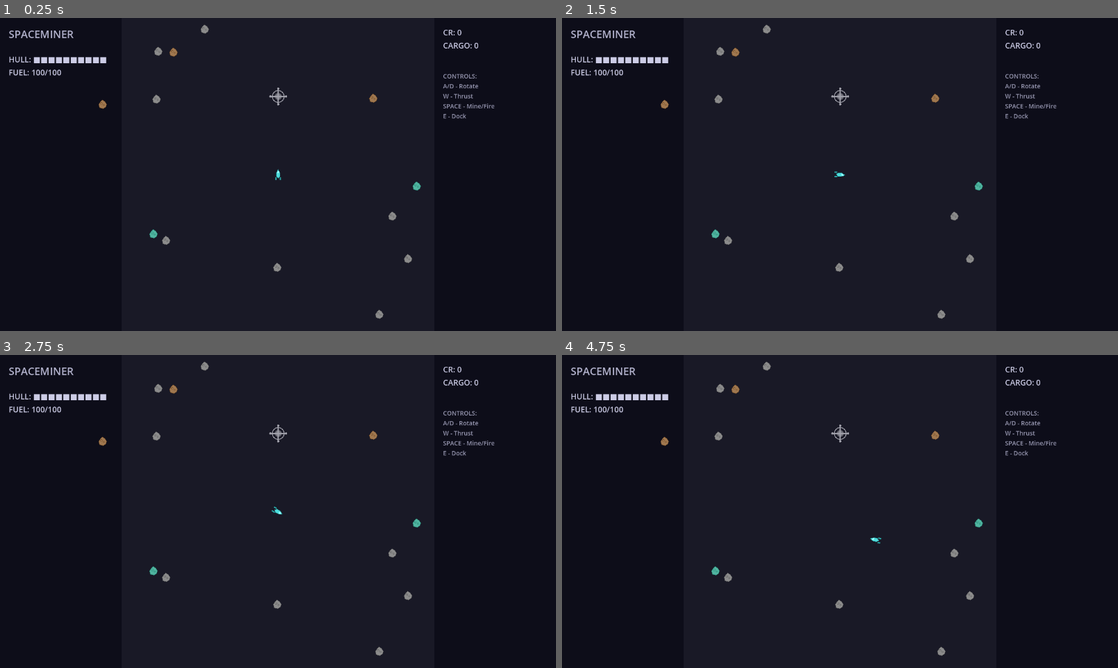
Above: before the commit, frames 1-4 (two rows, left to right).
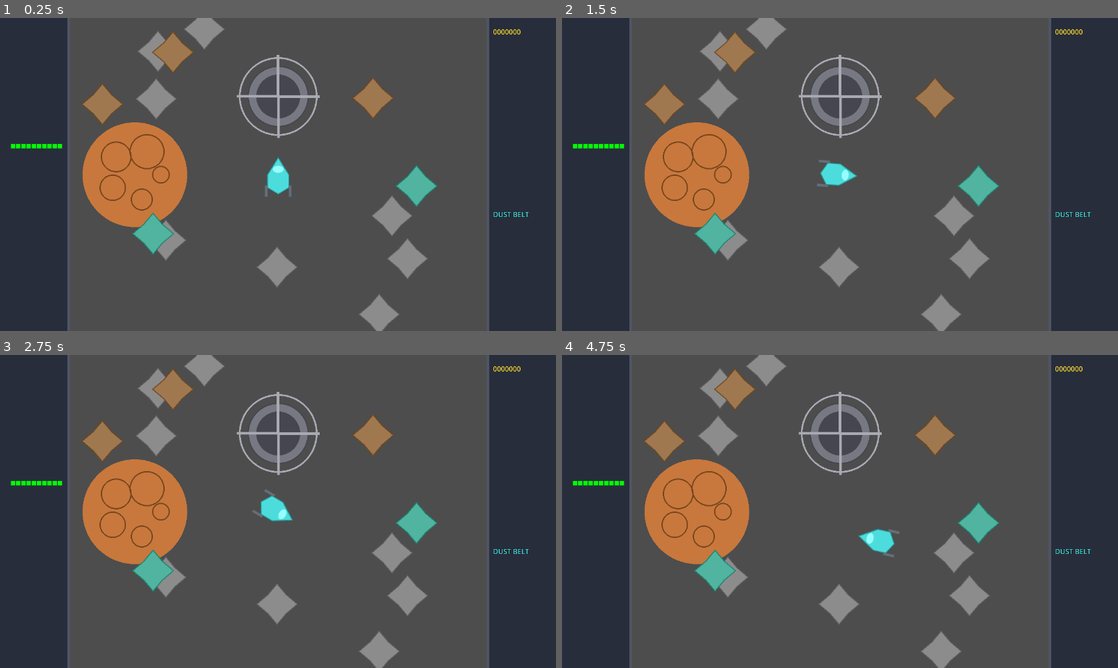
Above: after the commit, the same moments.

Repository: dannyowelch/spaceminer
Game: Godot game, scene res://main.tscn
Two runs of this game, one before a commit and one after it. Both use one fixed random seed, a clock stepped at 60 frames per second and the inputs below.
Inputs:
- Up to frame 1 (0.25 s): no input
- Up to frame 2 (1.5 s): tap Enter at 0.5 s; hold D (rotate_right) 0.53-1.28 s; tap E (dock) at 0.6 s; hold A (rotate_left) from 1.28 s (still down); tap Space (fire) at 1.35 s
- Up to frame 3 (2.75 s): release A (rotate_left) at 2.03 s; hold D (rotate_right) from 2.03 s (still down); tap E (dock) at 2.1 s
- Up to frame 4 (4.75 s): release D (rotate_right) at 2.78 s; hold W (thrust) 2.78-3.53 s; tap Space (fire) at 2.85, 4.35 s; hold A (rotate_left) from 3.53 s (still down); tap E (dock) at 3.6 s

The runs differ from the first frame. In frame 1, 100% of the frame differs, in the area x 0-100%, y 0-100%; in frame 2, 100%; in frame 3, 100%; in frame 4, 100%.

Commit message:
Implement VGA HUD overlay with proper playfield clipping
Replaces debug Label HUD with authentic VGA-style overlay system:

New Assets (Sable's specifications):
- ui/hud_overlay.png (1280x720) - Frame with transparent 4:3 center
- ui/starfield.png (960x720) - Black background with pixel stars
- sprites/planet_256.png - Orange Dust Belt globe decoration
- Upgraded sprites: ship (128px), pirate (160px), starbase (256px)
- Upgraded asteroids (96px, all three rarities)

HUD System:
- Overlay renders on top (z_index 100+)
- Playfield clips to 4:3 center (SubViewportContainer)
- Live values drawn on overlay (hull pips, cargo icons, credits, sector)
- No debug Label panels - authentic VGA look

Technical Implementation:
- SubViewportContainer: 960x720 playfield viewport at x160-1120
- Camera2D centers on playfield (480,360 in viewport space)
- VGA_HUD CanvasLayer with live rendering on overlay
- Hull: 10 green pips drawn at left panel positions
- Cargo: 12 slots with ore icon TextureRects on right panel
- Planet decoration positioned at playfield edge (z -5)

Playfield Changes:
- All positions adjusted for 960x720 viewport (was 1280x720)
- Ship bounds: 50-910 x, 50-670 y (playfield space)
- Starfield background behind everything
- Overlay clips sprites/bullets to 4:3 area

Generation:
- tools/gen_hud_assets.py creates all VGA-style graphics
- Nearest-neighbor filtering maintained (pixel-perfect)
- All assets generated from code (no external files)

Verified:
- All tests pass with new HUD system
- Playfield properly clips to center
- Sprites render at correct sizes
- Audio system unchanged (music + SFX working)
- Mine-sell-outfit-Razor Reach loop intact

Co-authored-by: Danny Welch <dannyowelch@users.noreply.github.com>

Diff:
--- a/main.gd
+++ b/main.gd
@@ -20,9 +20,11 @@
 var pirate = null
 var starbase = null
 
-@onready var hud = $HUD
-@onready var playfield: Node2D = $Playfield
+@onready var hud = $VGA_HUD
+@onready var playfield: Node2D = $PlayfieldClip/SubViewport/Playfield
+@onready var camera: Camera2D = $PlayfieldClip/SubViewport/Camera2D
 @onready var audio: Node = $AudioManager
+var planet: Sprite2D
 
 var dustbelt_music: AudioStream
 var razor_music: AudioStream
@@ -45,7 +47,18 @@
 	elif mode == Mode.RAZOR_REACH:
 		_check_pirate_state()
 
-	hud.update_display(hull, max_hull, fuel, max_fuel, credits, cargo_grid.get_filled_slots())
+	var sector_name = ""
+	match mode:
+		Mode.DUST_BELT:
+			sector_name = "DUST BELT"
+		Mode.DOCK:
+			sector_name = "STARBASE"
+		Mode.RAZOR_REACH:
+			sector_name = "RAZOR REACH"
+
+	if hud:
+		hud.update_display(hull, max_hull, fuel, max_fuel, credits, sector_name)
+		hud.update_cargo(cargo_grid)
 
 func _start_dust_belt():
 	mode = Mode.DUST_BELT
@@ -54,20 +67,26 @@
 	if audio:
 		audio.play_music(dustbelt_music)
 
+	planet = Sprite2D.new()
+	planet.texture = load("res://sprites/planet_256.png")
+	planet.position = Vector2(150, 360)
+	planet.z_index = -5
+	playfield.add_child(planet)
+
 	player_ship = preload("res://ship.tscn").instantiate()
-	player_ship.position = Vector2(640, 360)
+	player_ship.position = Vector2(480, 360)
 	player_ship.main_ref = self
 	playfield.add_child(player_ship)
 
 	starbase = preload("res://starbase.tscn").instantiate()
-	starbase.position = Vector2(640, 180)
+	starbase.position = Vector2(480, 180)
 	playfield.add_child(starbase)
 
 	for i in range(15):
 		var asteroid = preload("res://asteroid.tscn").instantiate()
 		var angle = randf() * TAU
 		var distance = randf_range(200, 500)
-		asteroid.position = Vector2(640, 360) + Vector2(cos(angle), sin(angle)) * distance
+		asteroid.position = Vector2(480, 360) + Vector2(cos(angle), sin(angle)) * distance
 		asteroid.rarity = _random_rarity()
 		playfield.add_child(asteroid)
 		asteroids.append(asteroid)
@@ -93,12 +112,12 @@
 		audio.play_sfx("pirate_sting")
 
 	player_ship = preload("res://ship.tscn").instantiate()
-	player_ship.position = Vector2(640, 360)
+	player_ship.position = Vector2(480, 360)
 	player_ship.main_ref = self
 	playfield.add_child(player_ship)
 
 	pirate = preload("res://pirate.tscn").instantiate()
-	pirate.position = Vector2(640, 200)
+	pirate.position = Vector2(480, 200)
 	pirate.main_ref = self
 	playfield.add_child(pirate)
 
@@ -120,8 +139,8 @@
 		_victory_razor_reach()
 
 	if player_ship:
-		var distance = player_ship.position.distance_to(Vector2(640, 360))
-		if distance > 800:
+		var distance = player_ship.position.distance_to(Vector2(480, 360))
+		if distance > 600:
 			_escape_razor_reach()
 
 func _victory_razor_reach():
--- a/main.tscn
+++ b/main.tscn
@@ -1,25 +1,32 @@
-[gd_scene load_steps=4 format=3 uid="uid://bvq8ixmxl1r5x"]
+[gd_scene load_steps=5 format=3 uid="uid://bvq8ixmxl1r5x"]
 
 [ext_resource type="Script" path="res://main.gd" id="1_1q2w3"]
-[ext_resource type="PackedScene" uid="uid://c5y6z7a8b9c0d" path="res://hud.tscn" id="2_hud"]
-[ext_resource type="PackedScene" path="res://audio_manager.tscn" id="3_audio"]
+[ext_resource type="Texture2D" path="res://ui/starfield.png" id="2_starfield"]
+[ext_resource type="PackedScene" path="res://vga_hud.tscn" id="3_hud"]
+[ext_resource type="PackedScene" path="res://audio_manager.tscn" id="4_audio"]
 
 [node name="Main" type="Node2D"]
 script = ExtResource("1_1q2w3")
 
-[node name="Background" type="ColorRect" parent="."]
-offset_right = 1280.0
+[node name="Starfield" type="Sprite2D" parent="."]
+position = Vector2(640, 360)
+texture = ExtResource("2_starfield")
+
+[node name="PlayfieldClip" type="SubViewportContainer" parent="."]
+offset_left = 160.0
+offset_right = 1120.0
 offset_bottom = 720.0
-color = Color(0.05, 0.05, 0.1, 1)
+stretch = true
 
-[node name="PlayfieldBorder" type="ColorRect" parent="."]
-offset_left = 280.0
-offset_right = 1000.0
-offset_bottom = 720.0
-color = Color(0.1, 0.1, 0.15, 1)
+[node name="SubViewport" type="SubViewport" parent="PlayfieldClip"]
+size = Vector2i(960, 720)
+render_target_update_mode = 4
 
-[node name="Playfield" type="Node2D" parent="."]
+[node name="Camera2D" type="Camera2D" parent="PlayfieldClip/SubViewport"]
+position = Vector2(480, 360)
 
-[node name="HUD" parent="." instance=ExtResource("2_hud")]
+[node name="Playfield" type="Node2D" parent="PlayfieldClip/SubViewport"]
 
-[node name="AudioManager" parent="." instance=ExtResource("3_audio")]
+[node name="VGA_HUD" parent="." instance=ExtResource("3_hud")]
+
+[node name="AudioManager" parent="." instance=ExtResource("4_audio")]
--- a/ship.gd
+++ b/ship.gd
@@ -37,8 +37,8 @@
 
 	position += velocity * delta
 
-	position.x = clampf(position.x, 280, 1000)
-	position.y = clampf(position.y, 0, 720)
+	position.x = clampf(position.x, 50, 910)
+	position.y = clampf(position.y, 50, 670)
 
 	if Input.is_action_pressed("mine") and main_ref:
 		main_ref.try_mine()
--- /dev/null
+++ b/vga_hud.gd
@@ -0,0 +1,70 @@
+extends CanvasLayer
+
+var main_ref: Node = null
+var ore_icons: Dictionary = {}
+
+@onready var overlay: Sprite2D = $Overlay
+@onready var hull_pips: Node2D = $HullPips
+@onready var cargo_slots: Node2D = $CargoSlots
+@onready var credits_label: Label = $CreditsLabel
+@onready var sector_label: Label = $SectorLabel
+
+func _ready():
+	ore_icons = {
+		"common": load("res://sprites/ore_common.png"),
+		"uncommon": load("res://sprites/ore_uncommon.png"),
+		"rare": load("res://sprites/ore_rare.png")
+	}
+
+func update_display(hull: int, max_hull: int, _fuel: int, _max_fuel: int, credits: int, sector_name: String):
+	_update_hull_pips(hull, max_hull)
+	_update_credits(credits)
+	_update_sector(sector_name)
+
+func _update_hull_pips(current: int, maximum: int):
+	for child in hull_pips.get_children():
+		child.queue_free()
+
+	var start_x = 25
+	var start_y = 290
+	var pip_size = 10
+	var spacing = 12
+
+	for i in range(maximum):
+		var pip = ColorRect.new()
+		pip.custom_minimum_size = Vector2(pip_size, pip_size)
+		pip.position = Vector2(start_x + (i * spacing), start_y)
+		pip.color = Color(0, 1, 0, 1) if i < current else Color(0.2, 0.3, 0.2, 1)
+		hull_pips.add_child(pip)
+
+func _update_credits(amount: int):
+	credits_label.text = str(amount).pad_zeros(7)
+
+func _update_sector(name: String):
+	sector_label.text = name
+
+func update_cargo(cargo_grid):
+	for child in cargo_slots.get_children():
+		child.queue_free()
+
+	var start_x = 1135
+	var start_y = 120
+	var slot_size = 40
+	var spacing = 45
+	var cols = 3
+
+	for i in range(cargo_grid.slots.size()):
+		var slot = cargo_grid.slots[i]
+		var row = i / cols
+		var col = i % cols
+
+		var x = start_x + (col * spacing)
+		var y = start_y + (row * spacing)
+
+		if slot.ore_type != "":
+			var icon = TextureRect.new()
+			icon.texture = ore_icons.get(slot.ore_type)
+			icon.position = Vector2(x, y)
+			icon.custom_minimum_size = Vector2(slot_size, slot_size)
+			icon.expand_mode = TextureRect.EXPAND_IGNORE_SIZE
+			cargo_slots.add_child(icon)
--- /dev/null
+++ b/vga_hud.tscn
@@ -0,0 +1,49 @@
+[gd_scene load_steps=3 format=3]
+
+[ext_resource type="Script" path="res://vga_hud.gd" id="1"]
+[ext_resource type="Texture2D" path="res://ui/hud_overlay.png" id="2"]
+
+[sub_resource type="LabelSettings" id="1"]
+font_color = Color(1, 0.9, 0.3, 1)
+outline_size = 2
+outline_color = Color(0, 0, 0, 1)
+
+[sub_resource type="LabelSettings" id="2"]
+font_color = Color(0.3, 0.9, 0.9, 1)
+outline_size = 2
+outline_color = Color(0, 0, 0, 1)
+
+[node name="VGA_HUD" type="CanvasLayer"]
+layer = 100
+script = ExtResource("1")
+
+[node name="Overlay" type="Sprite2D" parent="."]
+z_index = 100
+position = Vector2(640, 360)
+texture = ExtResource("2")
+
+[node name="HullPips" type="Node2D" parent="."]
+z_index = 101
+
+[node name="CargoSlots" type="Node2D" parent="."]
+z_index = 101
+
+[node name="CreditsLabel" type="Label" parent="."]
+z_index = 101
+offset_left = 1135.0
+offset_top = 20.0
+offset_right = 1265.0
+offset_bottom = 50.0
+theme_override_font_sizes/font_size = 24
+text = "0000000"
+label_settings = SubResource("1")
+
+[node name="SectorLabel" type="Label" parent="."]
+z_index = 101
+offset_left = 1135.0
+offset_top = 440.0
+offset_right = 1265.0
+offset_bottom = 480.0
+theme_override_font_sizes/font_size = 18
+text = "DUST BELT"
+label_settings = SubResource("2")
Binary file changed: sprites/asteroid_common.png
Not shown, changed: sprites/asteroid_common.png.import
Binary file changed: sprites/asteroid_rare.png
Not shown, changed: sprites/asteroid_rare.png.import
Binary file changed: sprites/asteroid_uncommon.png
Not shown, changed: sprites/asteroid_uncommon.png.import
Binary file changed: sprites/pirate.png
Not shown, changed: sprites/pirate.png.import
Binary file added: sprites/planet_256.png
Not shown, added: sprites/planet_256.png.import
Binary file changed: sprites/ship.png
Not shown, changed: sprites/ship.png.import
(and 9 more such lines)
